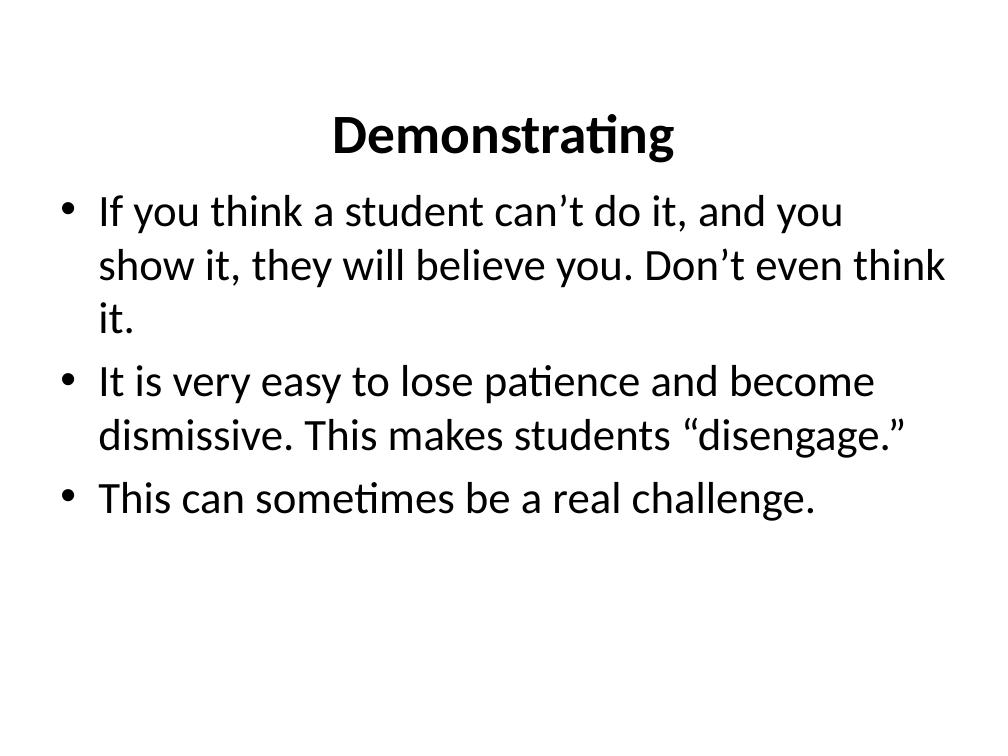
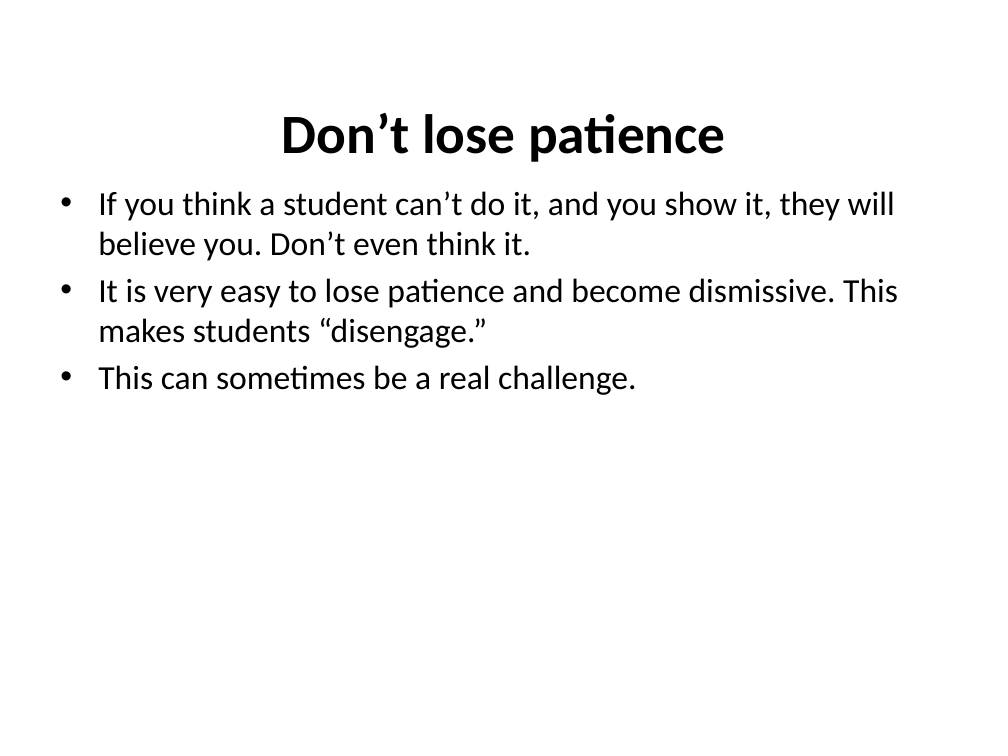
Before and after one commit to jimfinnis/jcf12, a slide deck: slide 28 of static/downloads/dem.pptx (slide 20 before the commit). Drawn at 1008x756 pixels with LibreOffice and Linux fonts; fonts in the diff are those of the drawing; background and template pictures are left out. Boxes give left, top, right and bottom in pixels: in the first picture for what was removed or moved away, otherwise in the second. Text is boxed around its words. In the diff, an @@ line names an element or a change of style, - is before the commit and + after.

```diff
--- a/static/downloads/dem.pptx
+++ b/static/downloads/dem.pptx
@@ title at (x1=282, y1=113, x2=726, y2=162): text changed @@
-Demonstrating
+Don’t lose patience
@@ text "If you think a student ..." at (x1=98, y1=191, x2=898, y2=395): size 32 to 24 pt; less space between paragraphs @@
```
Also in this commit, not shown: 9 other slides changed, 20 slides added, 8 slides removed, 4 other files.
